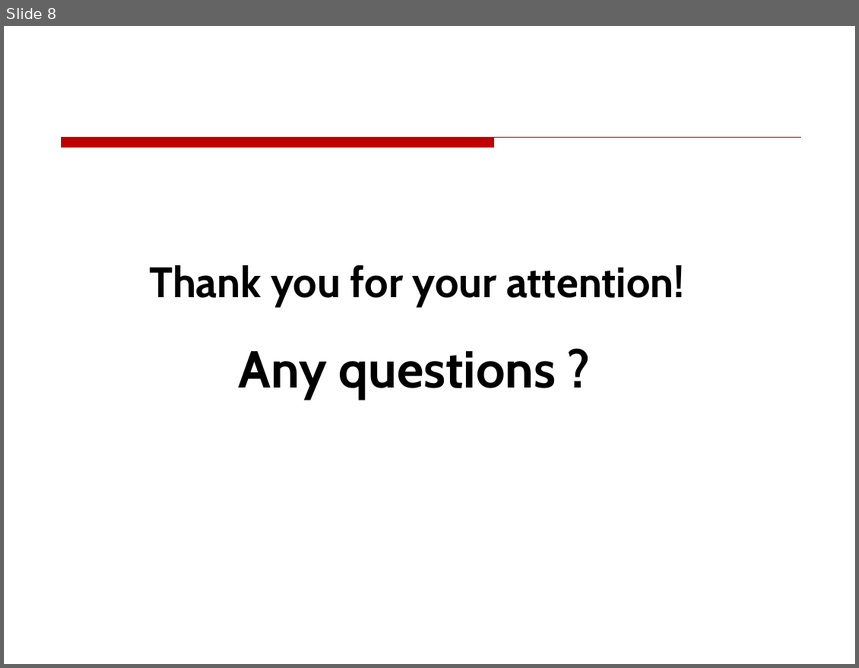
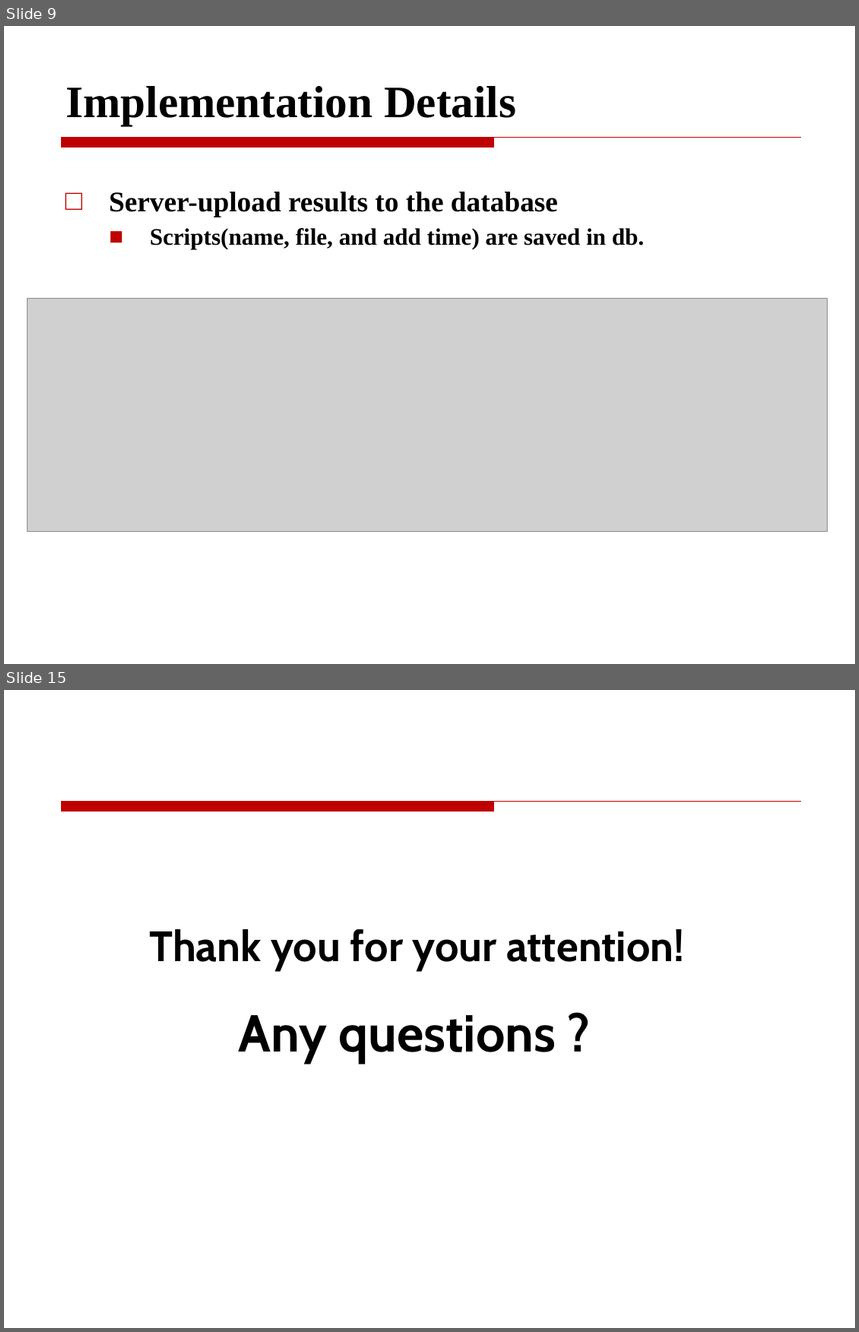
Before and after one commit to JonStark3123/django-postgres-stack, a slide deck: presentation.pptx. Shown one above the other, each under a label of ours: slide 8 before the commit, slides 9 and 15 after it; the slides between them are not shown. The pictures are 859x668 and 859x1332 pixels, drawn with LibreOffice and Linux fonts; fonts in the diff are those of the drawing; grey boxes stand for pictures. Boxes give left, top, right and bottom in pixels: in the first picture for what was removed or moved away, otherwise in the second. Text is boxed around its words. In the diff, an @@ line names an element or a change of style, - is before the commit and + after.

```diff
--- a/presentation.pptx
+++ b/presentation.pptx
@@ slide 9 added at (4, 26, 855, 664), background #FFFFFF; not listed: 1 template element that a slide beside it also shows @@
@@ title added at (66, 86, 516, 126), 38 pt, text #000000, bold @@
+Implementation Details
@@ text added at (109, 192, 644, 249), 20 pt, text #000000, bold @@
+□ Server-upload results to the database
+  ■ Scripts(name, file, and add time) are saved in db.
@@ picture added at (28, 298, 828, 531) @@
@@ rectangle added at (4, 566, 855, 566), fill #FFFFFF @@
@@ text added at (4, 617, 71, 651), 12 pt, text #8C8C8C @@
+2020/3/7
@@ what was slide 8 is now slide 15 @@
```
Also in this commit, not shown: 5 slides changed, 6 other slides added, 1 other file.
